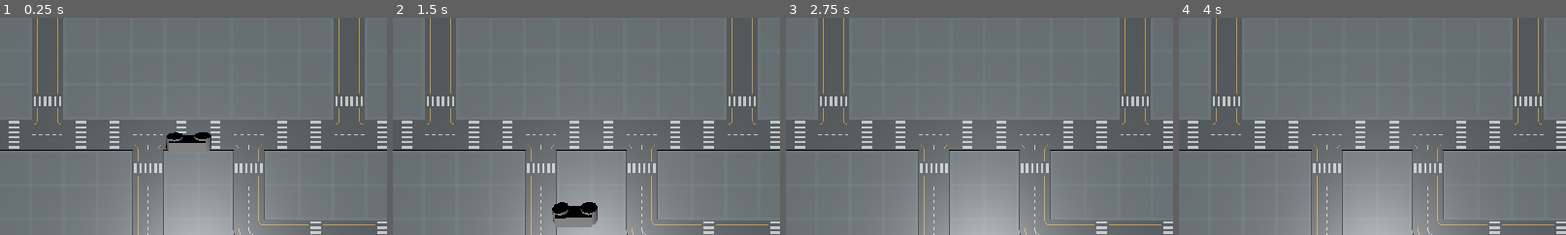
Above: before the commit, frames 1-4 (left to right).
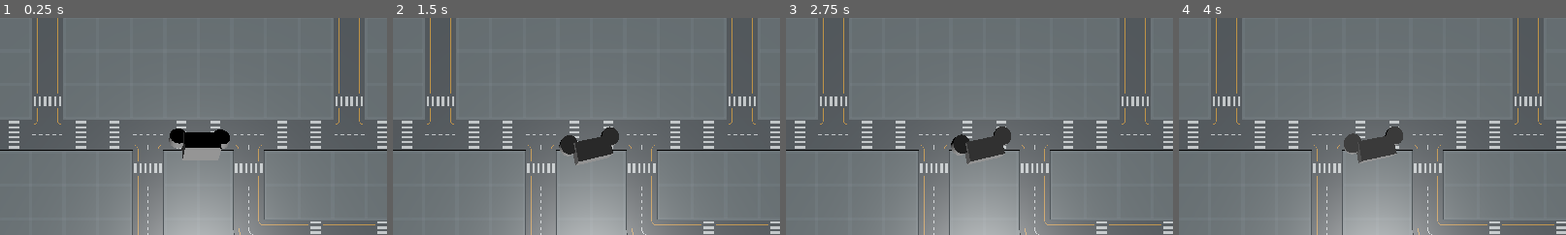
Above: after the commit, the same moments.

Repository: MGhaith/Cycle_Chump
Game: Godot game, scene res://scenes/main.tscn
The game is run twice, just before and just after one commit, with the same random seed, the same clock (stepped at 60 frames per second) and the same inputs.
Inputs:
- Up to frame 1 (0.25 s): no input
- Up to frame 2 (1.5 s): hold D (right) 0.53-1.28 s; hold Shift (sprint) 0.53-1.28 s; hold A (left) from 1.28 s (still down); tap Shift (sprint) at 1.35 s
- Up to frame 3 (2.75 s): release A (left) at 2.03 s; hold D (right) from 2.03 s (still down); hold Shift (sprint) from 2.03 s (still down)
- Up to frame 4 (4 s): tap Enter at 2.75 s; release Shift (sprint) at 2.78 s; tap Shift (sprint) at 2.85 s; release D (right) at 3.53 s; hold A (left) from 3.53 s (still down); hold Shift (sprint) from 3.53 s (still down)
The pictures show only the part of the screen within x 24-74%, y 50-100%; the shares and areas given below are measured in that part.

The runs differ from the first frame. In frame 1, 0.9% of the frame differs, in the area x 42-60%, y 50-65%; in frame 2, 2.6%, in the area x 41-59%, y 50-97%; in frame 3, 1.4%; in frame 4, 1.4%.

Commit message:
code clean up for main

Diff:
--- a/prefabs/player_bike.tscn
+++ /dev/null
@@ -1,31 +0,0 @@
-[gd_scene load_steps=3 format=3 uid="uid://we1v4ccuakse"]
-
-[ext_resource type="Script" path="res://PlayerBike.gd" id="1_offvd"]
-
-[sub_resource type="BoxShape3D" id="BoxShape3D_vfbwd"]
-size = Vector3(1, 1, 2.66559)
-
-[node name="PlayerBike" type="RigidBody3D"]
-axis_lock_linear_y = true
-mass = 5.0
-script = ExtResource("1_offvd")
-
-[node name="CollisionShape3D" type="CollisionShape3D" parent="."]
-transform = Transform3D(1, 0, 0, 0, 1, 0, 0, 0, 1, 0, 0.5, -0.0563049)
-shape = SubResource("BoxShape3D_vfbwd")
-disabled = true
-
-[node name="Bike" type="CSGBox3D" parent="."]
-transform = Transform3D(1, 0, 0, 0, 1, 0, 0, 0, 1, 0, 0.693797, 0)
-size = Vector3(0.5, 1, 2)
-
-[node name="Camera3D" type="Camera3D" parent="Bike"]
-transform = Transform3D(-1, 8.74228e-08, 3.82137e-15, -3.04919e-23, -4.37114e-08, 1, 8.74228e-08, 1, 4.37114e-08, 2.10296e-12, 11.7664, 0)
-
-[node name="FrontWheel" type="CSGCylinder3D" parent="."]
-transform = Transform3D(-4.37114e-08, -1, 0, 1, -4.37114e-08, 0, 0, 0, 1, 0, 0.5, 0.716)
-height = 0.697182
-
-[node name="RearWheel" type="CSGCylinder3D" parent="."]
-transform = Transform3D(-4.37114e-08, -1, 0, 1, -4.37114e-08, 0, 0, 0, 1, 0, 0.5, -0.855)
-height = 0.697182
--- a/scenes/prototype_scene.tscn
+++ b/scenes/prototype_scene.tscn
@@ -1,7 +1,7 @@
 [gd_scene load_steps=4 format=3 uid="uid://bnx1q24o123vw"]
 
 [ext_resource type="MeshLibrary" uid="uid://drmx2qtg1jbui" path="res://prefabs/roads_meshlibrary.tres" id="1_g7315"]
-[ext_resource type="PackedScene" uid="uid://we1v4ccuakse" path="res://prefabs/player_bike.tscn" id="2_5cps8"]
+[ext_resource type="PackedScene" uid="uid://we1v4ccuakse" path="res://prefabs/characters/player_bike.tscn" id="2_1i8pp"]
 
 [sub_resource type="WorldBoundaryShape3D" id="WorldBoundaryShape3D_emp8m"]
 
@@ -94,5 +94,5 @@
 transform = Transform3D(1, 0, 0, 0, -4.37114e-08, 1, 0, -1, -4.37114e-08, 0, 17, 0)
 visible = false
 
-[node name="PlayerBike" parent="." instance=ExtResource("2_5cps8")]
-transform = Transform3D(0.00598635, 0, -0.499964, 0, 0.5, 0, 0.499964, 0, 0.00598635, -0.607806, 0.403366, 6.95134)
+[node name="PlayerBike" parent="." instance=ExtResource("2_1i8pp")]
+transform = Transform3D(-0.119565, 0, -0.992826, 0, 1, 0, 0.992826, 0, -0.119565, 0.160516, 0.682896, 7.0476)
